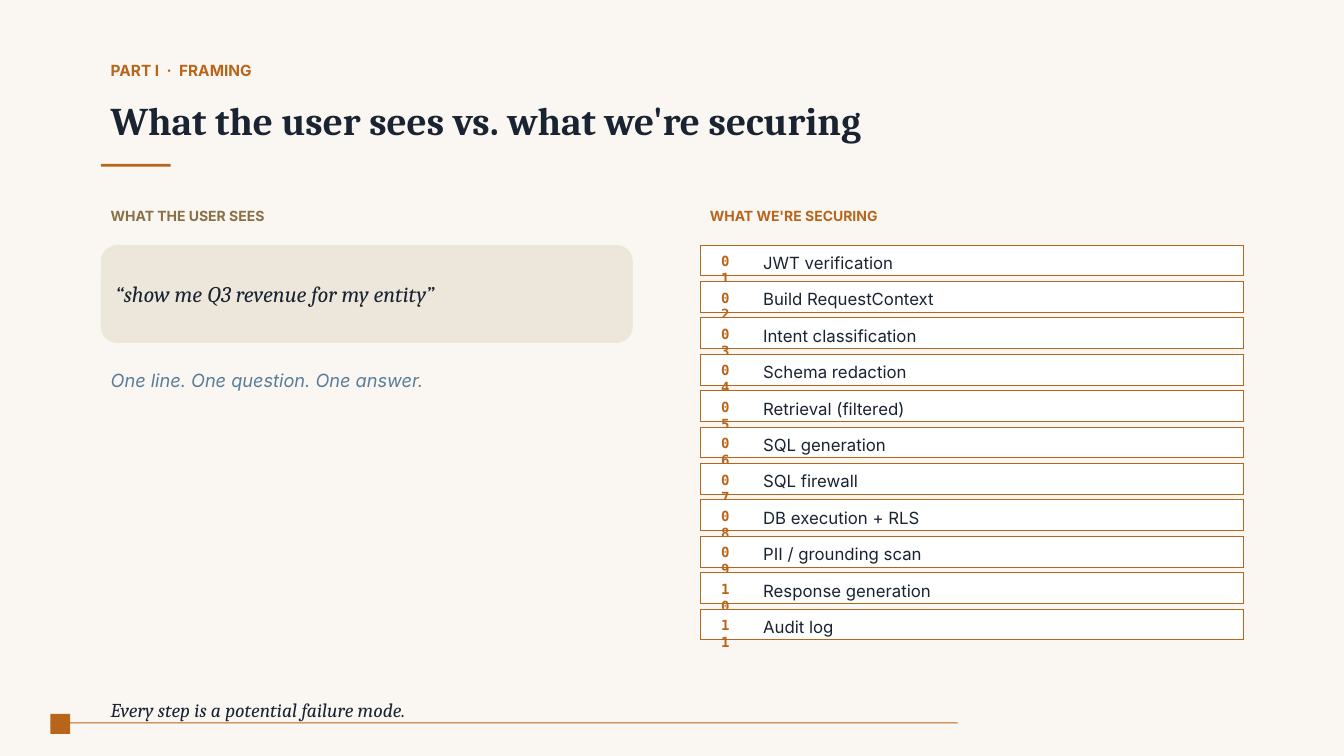
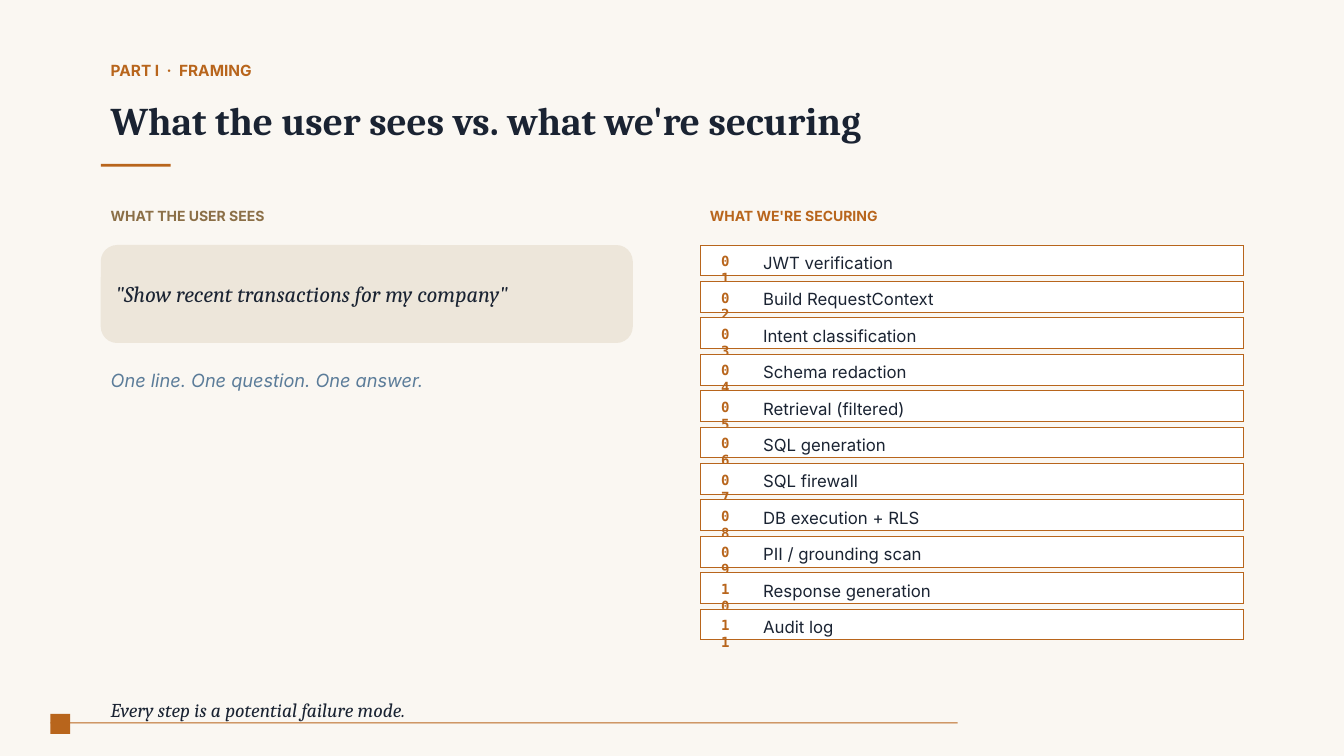
Before and after one commit to srsubramanian/AgentHub-Starter, a slide deck: slide 3 of Claude-by-Anthropic-for-PowerPoint.pptx. Drawn at 1344x756 pixels with LibreOffice and Linux fonts; fonts in the diff are those of the drawing. Boxes give left, top, right and bottom in pixels: in the first picture for what was removed or moved away, otherwise in the second. Text is boxed around its words. In the diff, an @@ line names an element or a change of style, - is before the commit and + after.

```diff
--- a/Claude-by-Anthropic-for-PowerPoint.pptx
+++ b/Claude-by-Anthropic-for-PowerPoint.pptx
@@ text in rounded rectangle at (115, 286, 508, 307): text changed @@
-“show me Q3 revenue for my entity”
+"Show recent transactions for my company"
```
Also in this commit, not shown: 9 other slides changed, 10 slides removed, 2 other files.
